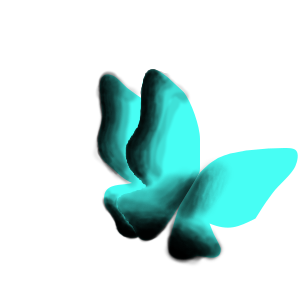
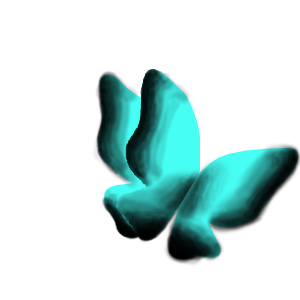
The second 300px x 300px image is a revision of the first. Changes to its layers:
painted on "Right wing flat shade" over [205, 142, 300, 235]
